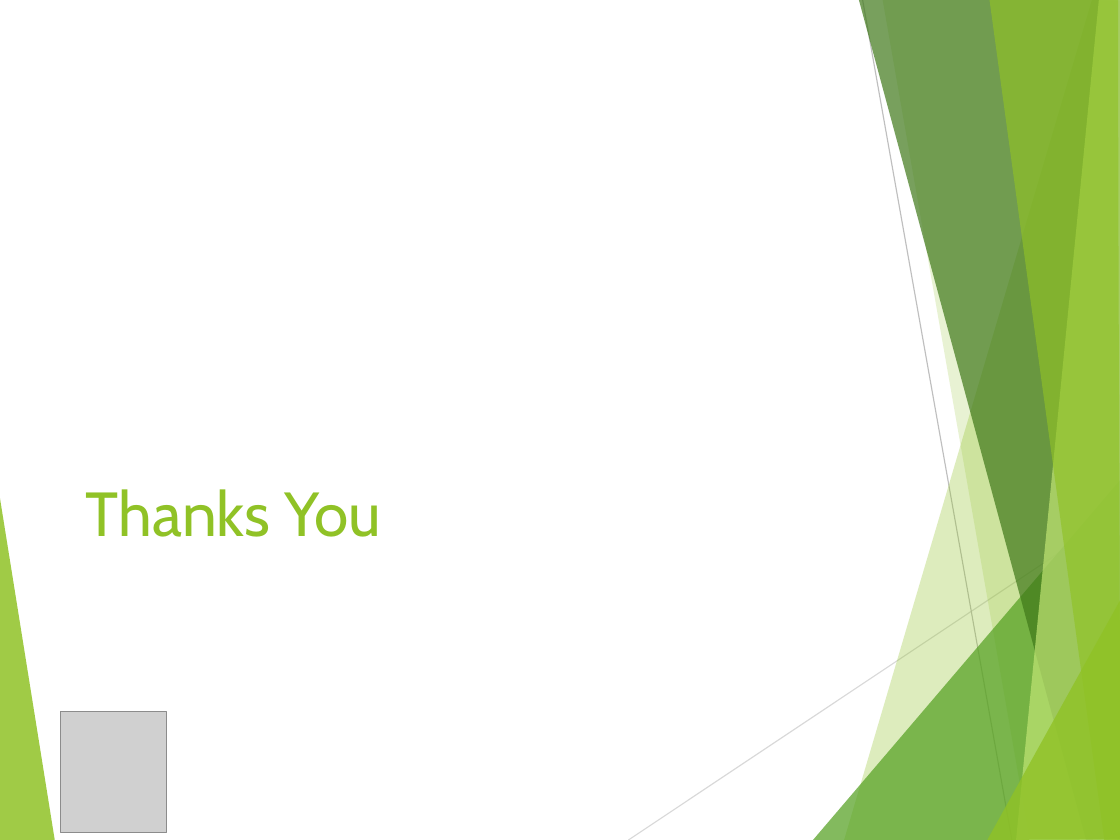
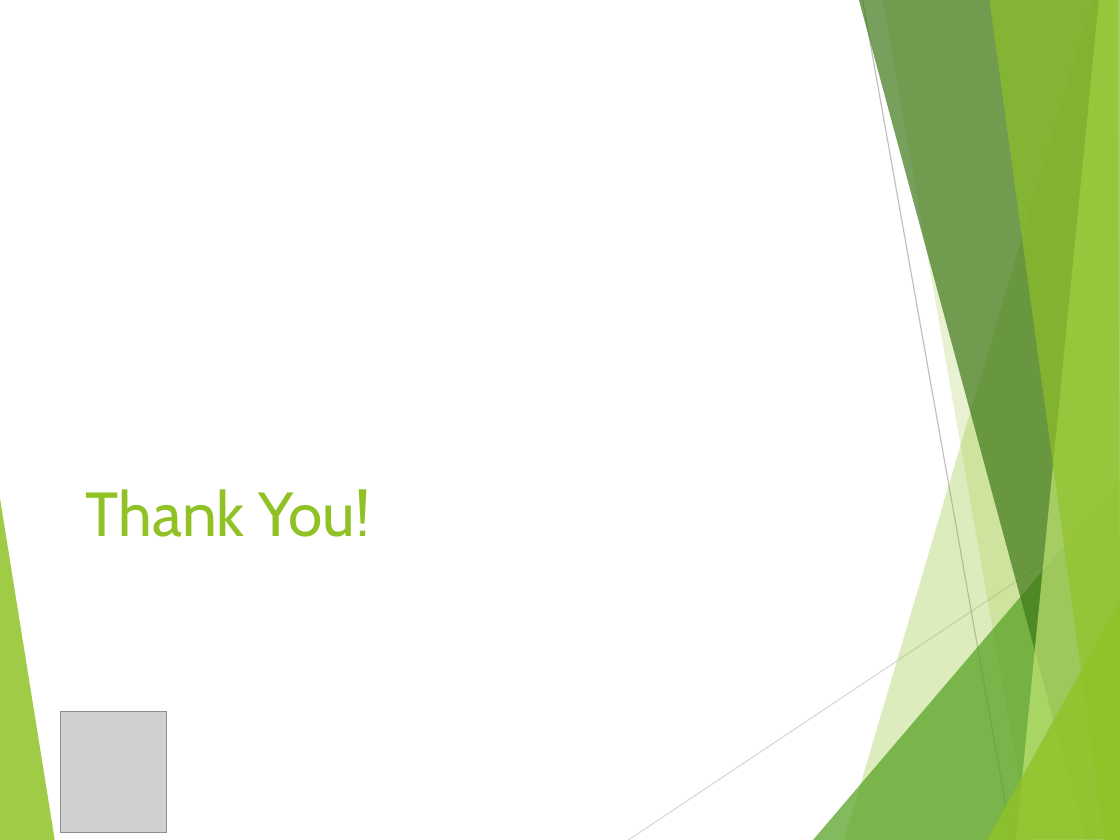
Before and after one commit to anooptoffy/MultiModalRoutePlanning, a slide deck: slide 14 of slides/GIS ppt.pptx (slide 12 before the commit). Drawn at 1120x840 pixels with LibreOffice and Linux fonts; fonts in the diff are those of the drawing; grey boxes stand for pictures. Boxes give left, top, right and bottom in pixels: in the first picture for what was removed or moved away, otherwise in the second. Text is boxed around its words. In the diff, an @@ line names an element or a change of style, - is before the commit and + after.

```diff
--- a/slides/GIS ppt.pptx
+++ b/slides/GIS ppt.pptx
@@ title at [86,489,371,537]: text changed @@
-Thanks You
+Thank You!
```
Also in this commit, not shown: 6 other slides changed, 2 slides added, 10 other files.
